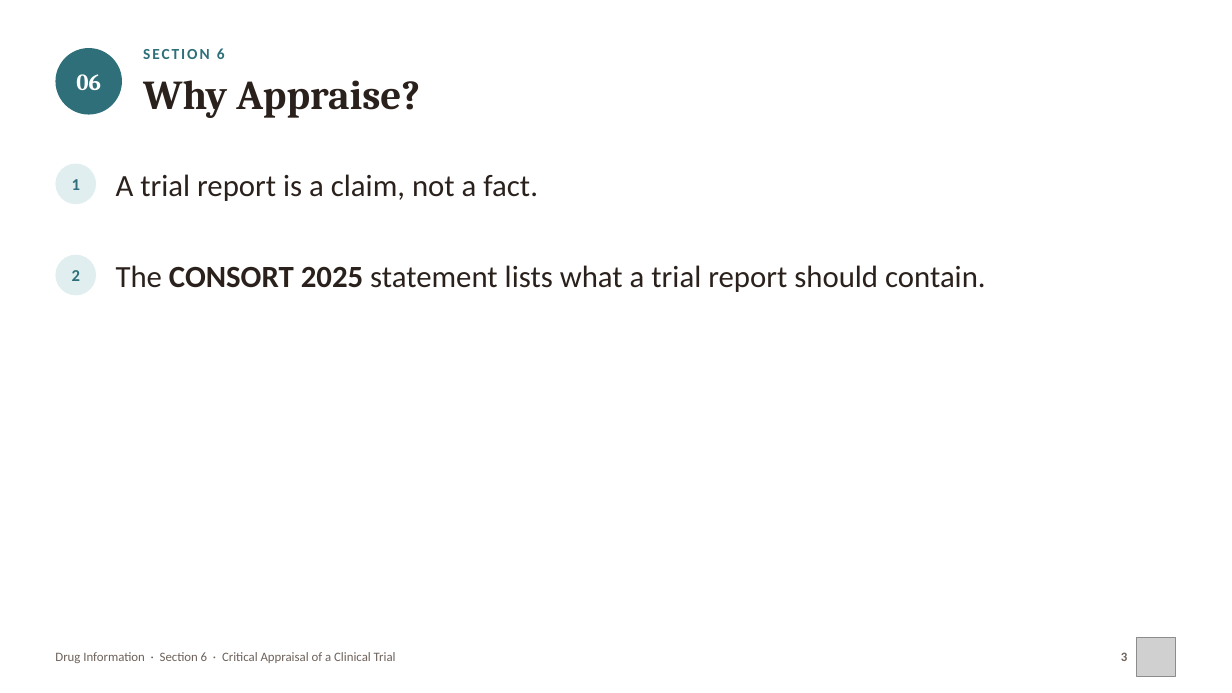
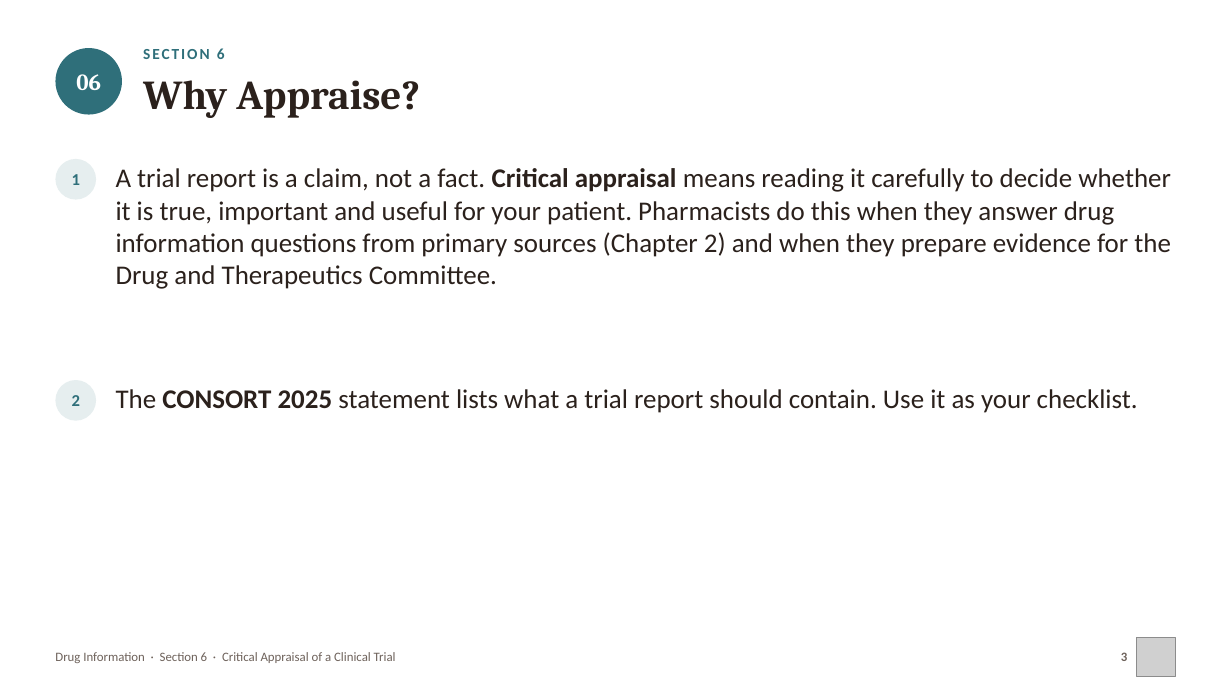
Before and after one commit to drrefaat18-ops/yasser, a slide deck: slide 3 of projects/drug-information-practical/slides/ch06-critical-appraisal.pptx. Drawn at 1232x693 pixels with LibreOffice and Linux fonts; fonts in the diff are those of the drawing; grey boxes stand for pictures. Boxes give left, top, right and bottom in pixels: in the first picture for what was removed or moved away, otherwise in the second. Text is boxed around its words. In the diff, an @@ line names an element or a change of style, - is before the commit and + after.

```diff
--- a/projects/drug-information-practical/slides/ch06-critical-appraisal.pptx
+++ b/projects/drug-information-practical/slides/ch06-critical-appraisal.pptx
@@ ellipse "1": place and size @@
-ellipse "1" at [55,164,96,204]
+ellipse "1" at [55,159,96,200]
@@ ellipse "1" at [55,159,96,200]: fill #E0EEF0 to #E6EEEF @@
@@ text at [116,168,1171,289]: text changed; size 24 to 21 pt @@
-A trial report is a claim, not a fact.
+A trial report is a claim, not a fact. Critical appraisal means reading it carefully to decide whether it is true, important and useful for your patient. Pharmacists do this when they answer drug information questions from primary sources (Chapter 2) and when they prepare evidence for the Drug and Therapeutics Committee.
@@ ellipse "2" at [55,380,96,421]: fill #E0EEF0 to #E6EEEF @@
@@ ellipse "2": place and size @@
-ellipse "2" at [55,255,96,296]
+ellipse "2" at [55,380,96,421]
@@ text at [116,389,1138,413]: text changed; size 24 to 21 pt @@
-The CONSORT 2025 statement lists what a trial report should contain.
+The CONSORT 2025 statement lists what a trial report should contain. Use it as your checklist.
```
Also in this commit, not shown: 19 other slides changed, 4 slides added, 16 other files.
